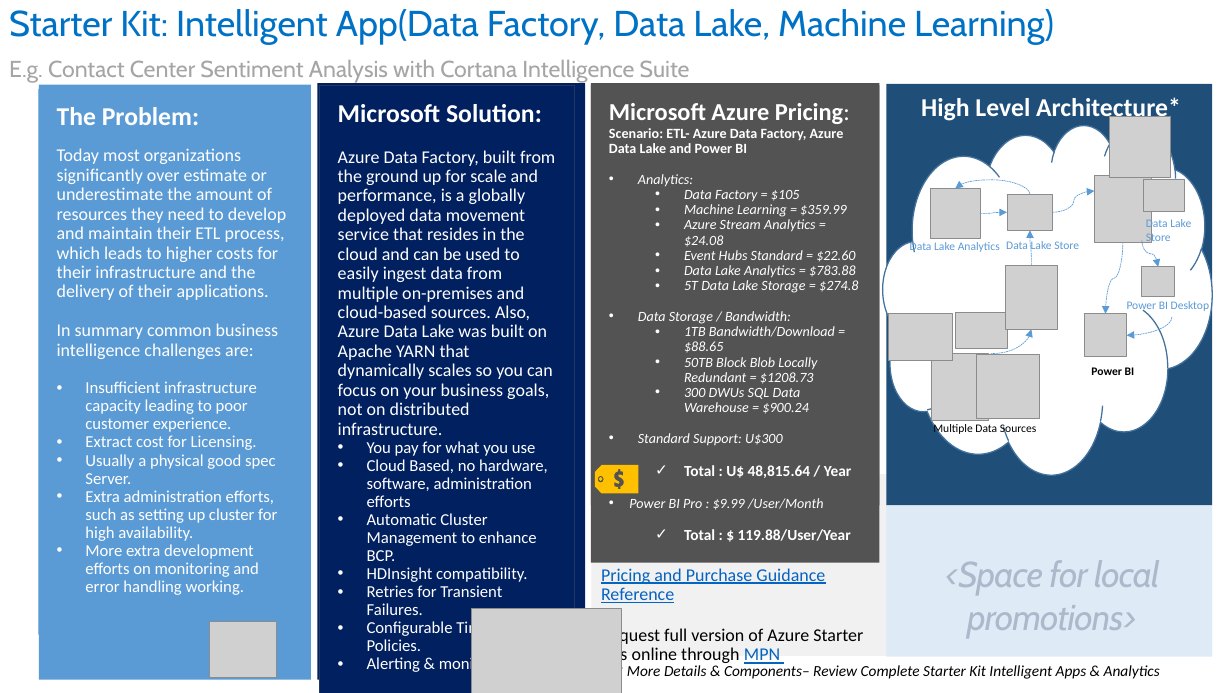
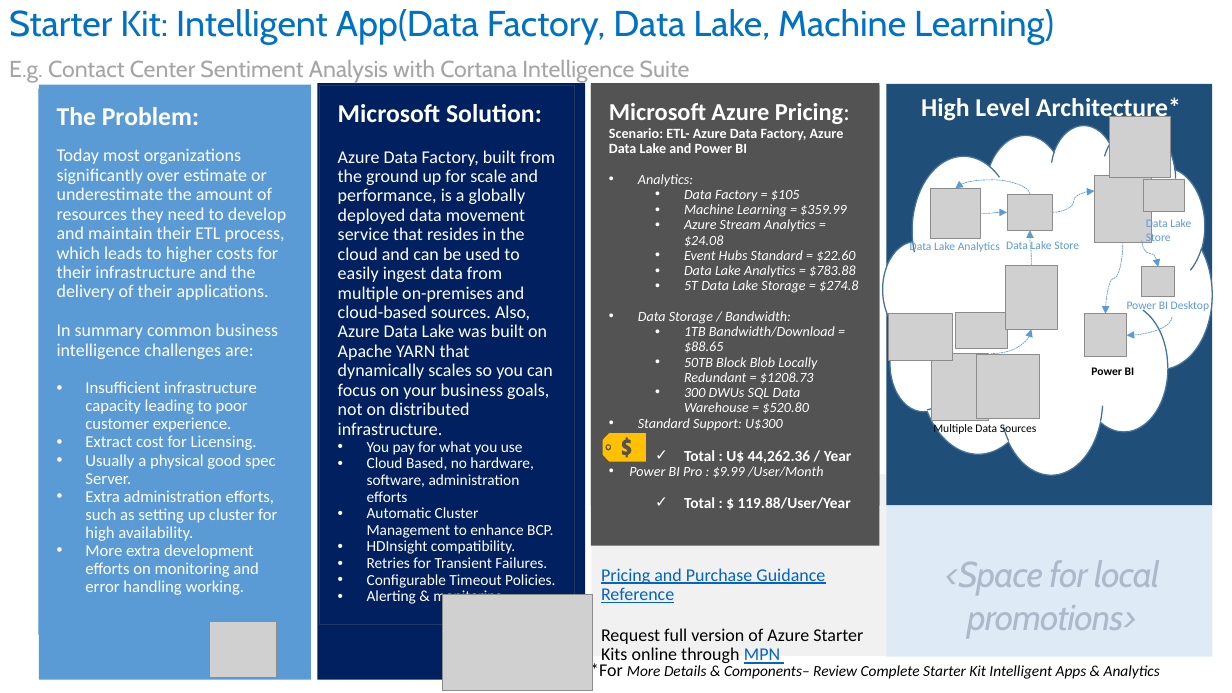
Before and after one commit to kulado/azure-starterkits, a slide deck: slide 2 of Content/Starter Kit - Intelligent Apps & Analytics/0 - Starter Kit - Intelligent Apps & Analytics.pptx (slide 4 before the commit). Drawn at 1232x693 pixels with LibreOffice and Linux fonts; fonts in the diff are those of the drawing; grey boxes stand for pictures. Boxes give left, top, right and bottom in pixels: in the first picture for what was removed or moved away, otherwise in the second. Text is boxed around its words. In the diff, an @@ line names an element or a change of style, - is before the commit and + after.

```diff
--- a/Content/Starter Kit - Intelligent Apps & Analytics/0 - Starter Kit - Intelligent Apps & Analytics.pptx
+++ b/Content/Starter Kit - Intelligent Apps & Analytics/0 - Starter Kit - Intelligent Apps & Analytics.pptx
@@ rectangle "Microsoft Solution:": place and size @@
-rectangle "Microsoft Solution:" at bbox=[320, 86, 575, 693]
+rectangle "Microsoft Solution:" at bbox=[320, 86, 575, 625]
@@ rectangle "Microsoft Azure Pricing:": place and size @@
-rectangle "Microsoft Azure Pricing:" at bbox=[591, 86, 879, 563]
+rectangle "Microsoft Azure Pricing:" at bbox=[591, 86, 879, 546]
@@ text in rectangle at bbox=[684, 388, 809, 414]: text changed @@
-  • 300 DWUs SQL Data Warehouse = $900.24
+  • 300 DWUs SQL Data Warehouse = $520.80
@@ text in rectangle at bbox=[367, 441, 555, 606]: size 13 to 12 pt in "You pay for what you use", "Cloud Based, no hardware, software, administration efforts", "Automatic Cluster Management to enhance BCP.", "HDInsight compatibility." and 3 more places @@
@@ freeform shape: place and size @@
-freeform shape at bbox=[595, 465, 639, 494]
+freeform shape at bbox=[603, 433, 646, 462]
@@ text in rectangle at bbox=[684, 465, 852, 478]: text changed @@
-  ✓ Total : U$ 48,815.64 / Year
+  ✓ Total : U$ 44,262.36 / Year
@@ picture: place and size @@
-picture at bbox=[472, 609, 623, 693]
+picture at bbox=[442, 594, 592, 690]
```
Also in this commit, not shown: 3 other slides changed, 15 other files.
